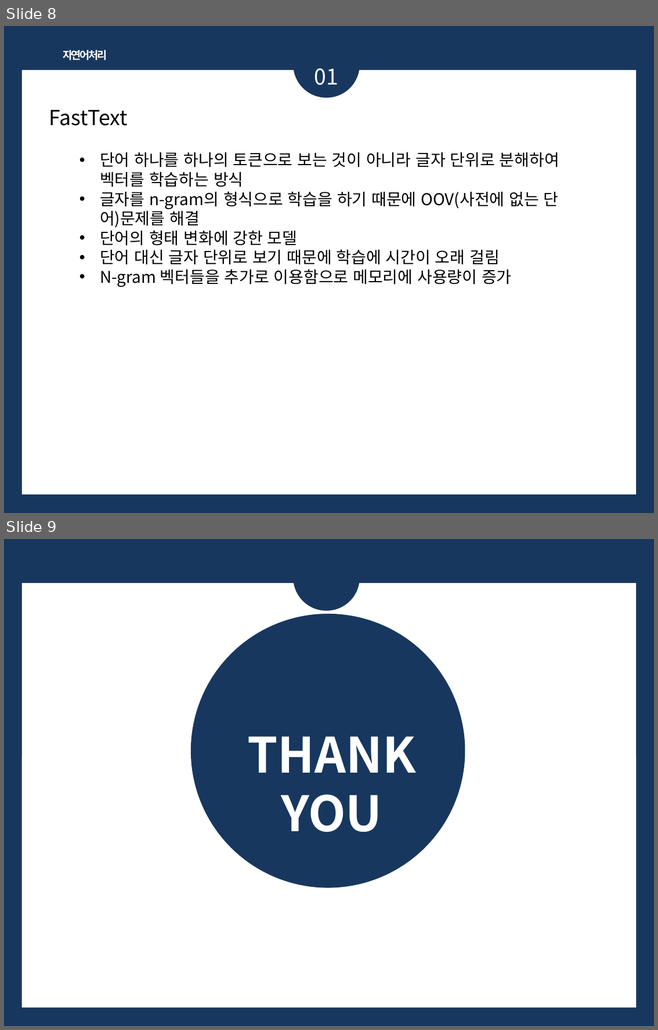
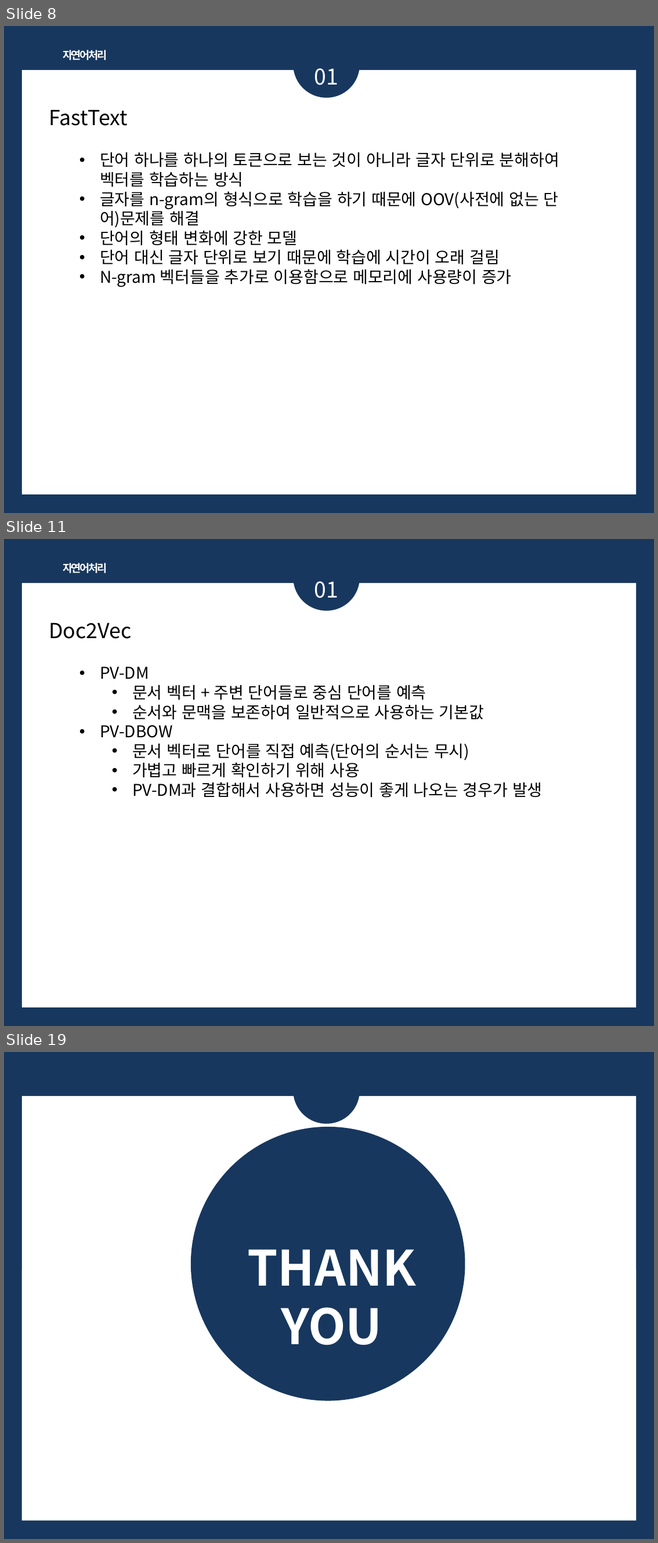
Before and after one commit to bsmoon-86/multicam_2025, a slide deck: PPT/자연어_임베딩.pptx. Shown one above the other, each under a label of ours: slides 8 and 9 before the commit, slides 8, 11 and 19 after it; the slides between them are not shown. The pictures are 658x1030 and 658x1543 pixels, drawn with LibreOffice and Linux fonts; fonts in the diff are those of the drawing. Boxes give left, top, right and bottom in pixels: in the first picture for what was removed or moved away, otherwise in the second. Text is boxed around its words. In the diff, an @@ line names an element or a change of style, - is before the commit and + after.

```diff
--- a/PPT/자연어_임베딩.pptx
+++ b/PPT/자연어_임베딩.pptx
@@ slide 11 added at [4,539,654,1026], background #17375E; not listed: 1 template element that a slide beside it also shows @@
@@ ellipse added at [293,544,360,610], fill #17375E @@
@@ text added at [63,563,107,573], 12 pt, text #FFFFFF, bold @@
+자연어처리
@@ text added at [314,581,338,598], 24 pt, text #FFFFFF @@
+01
@@ text added at [49,623,131,639], 23 pt, text #000000 @@
+Doc2Vec
@@ text added at [100,667,542,798], 18 pt, text #000000 @@
+• PV-DM
+  • 문서 벡터 + 주변 단어들로 중심 단어를 예측
+  • 순서와 문맥을 보존하여 일반적으로 사용하는 기본값
+• PV-DBOW
+  • 문서 벡터로 단어를 직접 예측(단어의 순서는 무시)
+  • 가볍고 빠르게 확인하기 위해 사용
+  • PV-DM과 결합해서 사용하면 성능이 좋게 나오는 경우가 발생
@@ what was slide 9 is now slide 19 @@
```
Also in this commit, not shown: 9 other slides added.
